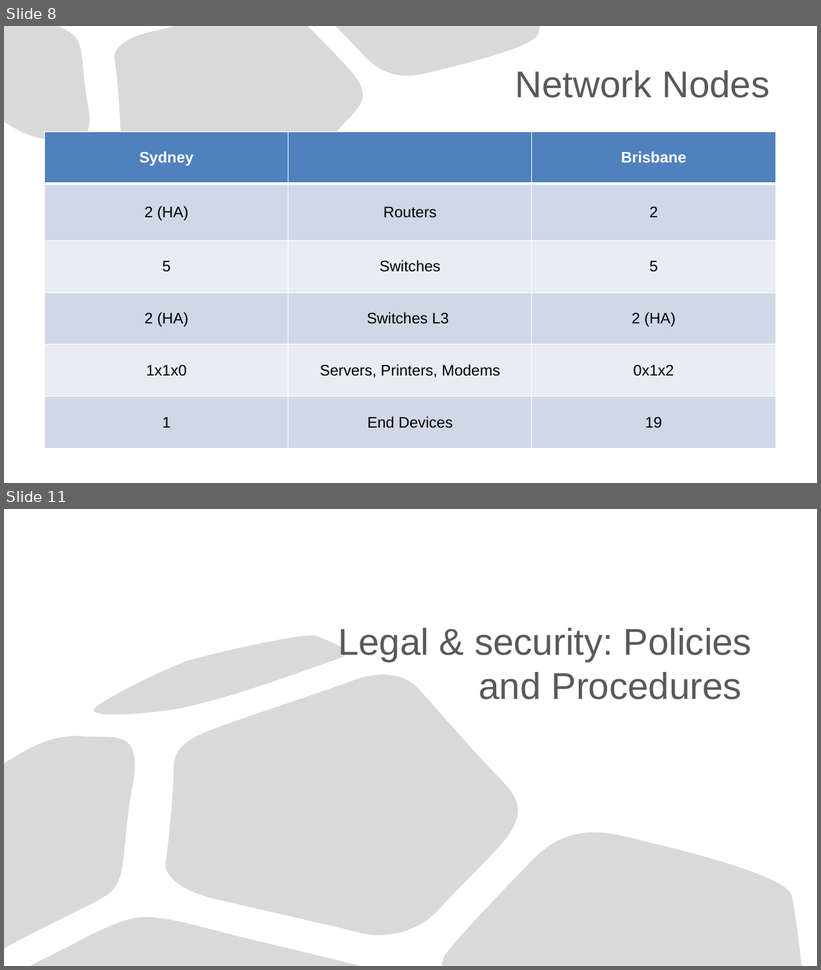
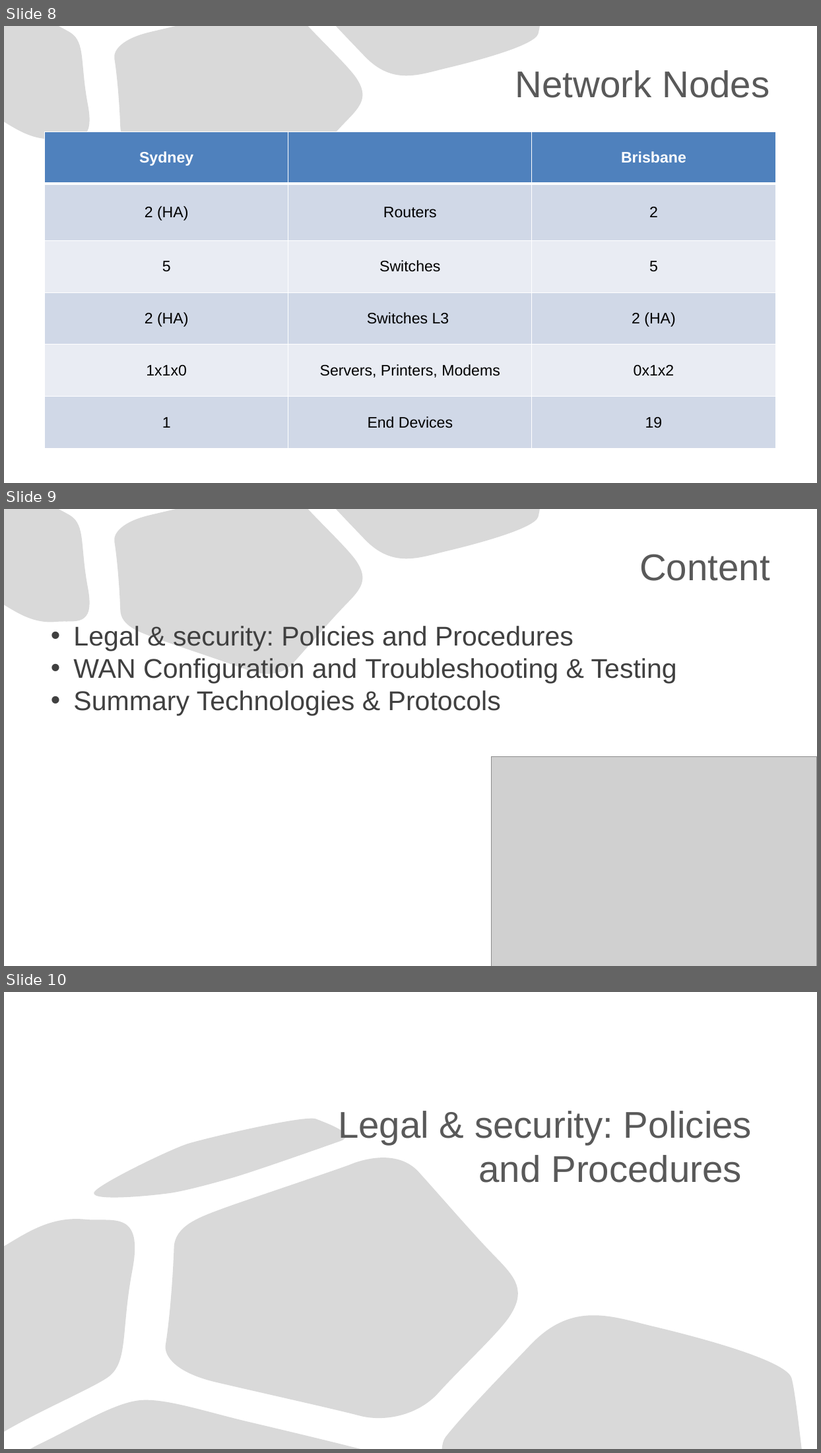
Before and after one commit to Advanced-Diploma-of-IT-Tel-Network-Eng/Assessments, a slide deck: TERM1-BLOCK1/2-ICTNWK541-Configure_Verify_Troubleshoot_WAN_links-IP_services/Assessmet_Task2/Task2/ICTNWK541 Assessment task.pptx. Shown one above the other, each under a label of ours: slides 8 and 11 before the commit, slides 8, 9 and 10 after it; the slides between them are not shown. The pictures are 821x970 and 821x1453 pixels, drawn with LibreOffice and Linux fonts; fonts in the diff are those of the drawing; grey boxes stand for pictures. Boxes give left, top, right and bottom in pixels: in the first picture for what was removed or moved away, otherwise in the second. Text is boxed around its words. In the diff, an @@ line names an element or a change of style, - is before the commit and + after.

```diff
--- a/TERM1-BLOCK1/2-ICTNWK541-Configure_Verify_Troubleshoot_WAN_links-IP_services/Assessmet_Task2/Task2/ICTNWK541 Assessment task.pptx
+++ b/TERM1-BLOCK1/2-ICTNWK541-Configure_Verify_Troubleshoot_WAN_links-IP_services/Assessmet_Task2/Task2/ICTNWK541 Assessment task.pptx
@@ slide 9 added at <box>4,509,817,966</box>, background #FFFFFF; not listed: 3 template elements that a slide beside it also shows @@
@@ title added at <box>640,554,770,581</box>, 44 pt, text #595959 @@
+Content
@@ text added at <box>73,626,677,716</box>, 32 pt, text #404040 @@
+• Legal & security: Policies and Procedures
+• WAN Configuration and Troubleshooting & Testing
+• Summary Technologies & Protocols
@@ picture added at <box>491,757,816,966</box> @@
@@ what was slide 11 is now slide 10 @@
```
Also in this commit, not shown: 2 slides removed, 2 other files.
